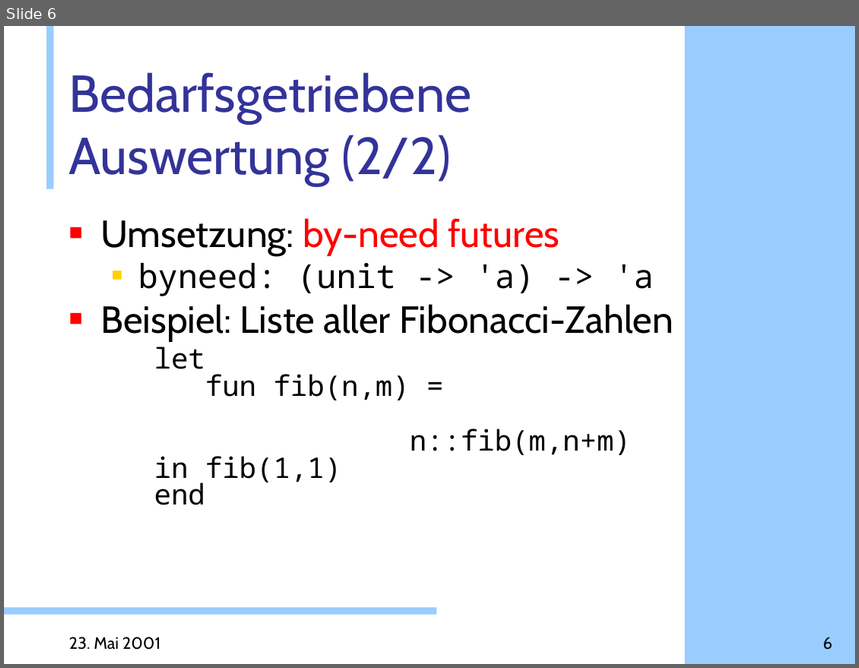
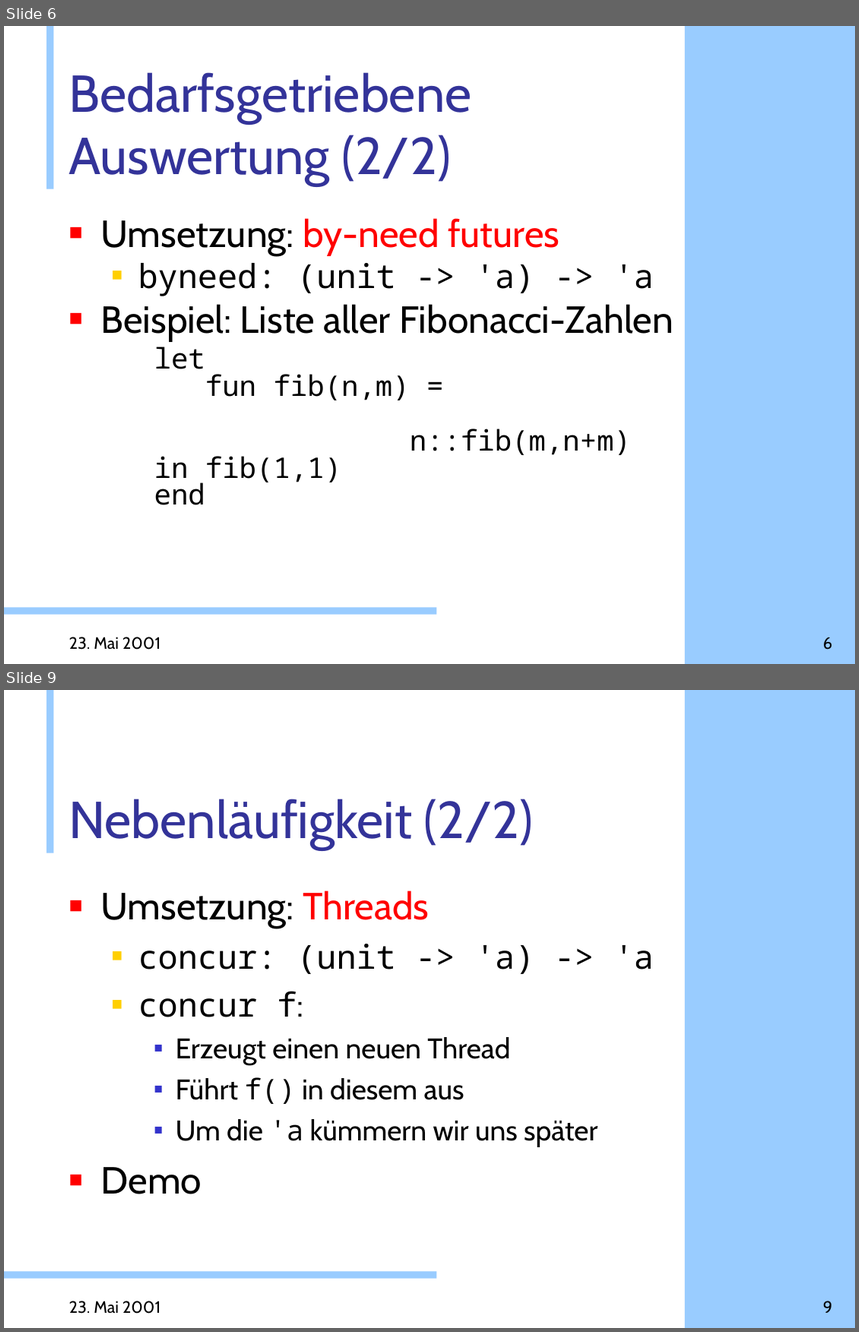
Before and after one commit to doublec/aliceml-abandoned, a slide deck: doc/presentations/Web-Projekt.ppt. Shown one above the other, each under a label of ours: slide 6 before the commit, slides 6 and 9 after it; the slides between them are not shown. The pictures are 859x668 and 859x1332 pixels, drawn with LibreOffice and Linux fonts; fonts in the diff are those of the drawing; background and template pictures are left out. Boxes give left, top, right and bottom in pixels: in the first picture for what was removed or moved away, otherwise in the second. Text is boxed around its words. In the diff, an @@ line names an element or a change of style, - is before the commit and + after.

```diff
--- a/doc/presentations/Web-Projekt.ppt
+++ b/doc/presentations/Web-Projekt.ppt
@@ slide 9 added at box(4, 690, 855, 1328), background #FFFFFF; not listed: 3 template elements that a slide beside it also shows @@
@@ title added at box(69, 799, 533, 850), 44 pt, text #333399 @@
+Nebenläufigkeit (2/2)
@@ text added at box(101, 891, 654, 1195), 24 pt, text #000000 @@
+■ Umsetzung: Threads
+  ■ concur: (unit -> 'a) -> 'a
+  ■ concur f:
+    ■ Erzeugt einen neuen Thread
+    ■ Führt f() in diesem aus
+    ■ Um die 'a kümmern wir uns später
+■ Demo
@@ text added at box(69, 1301, 161, 1314), 14 pt, text #000000 @@
+23. Mai 2001
@@ page number added at box(823, 1301, 832, 1313), 14 pt, text #000000 @@
+9
```
Also in this commit, not shown: 5 slides changed, 7 other slides added.
